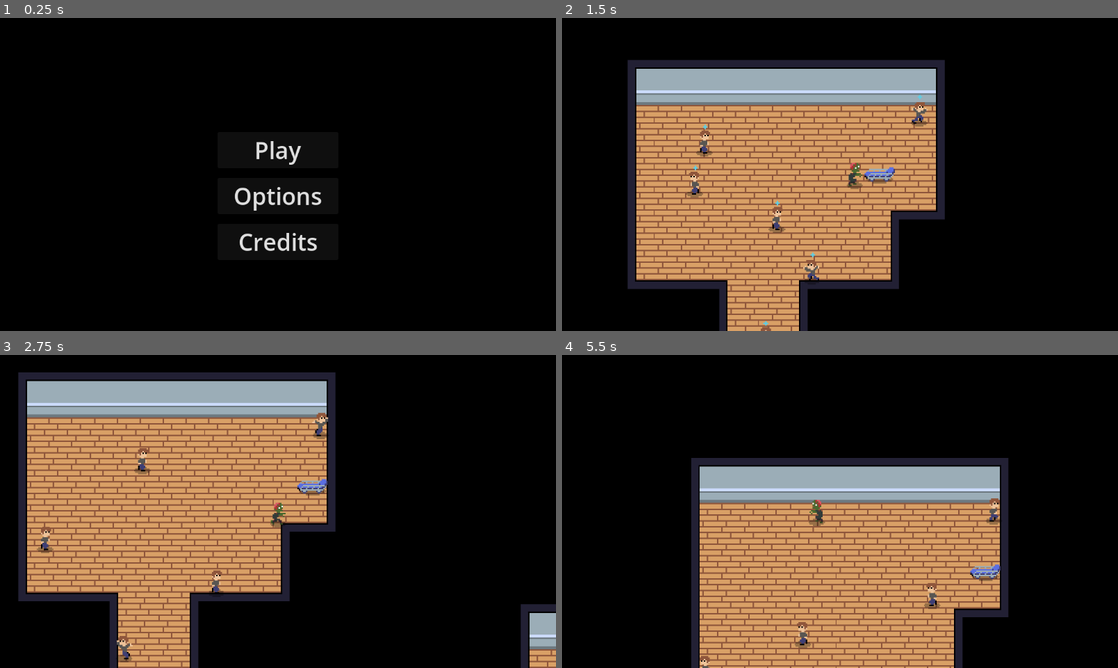
Above: before the commit, frames 1-4 (two rows, left to right).
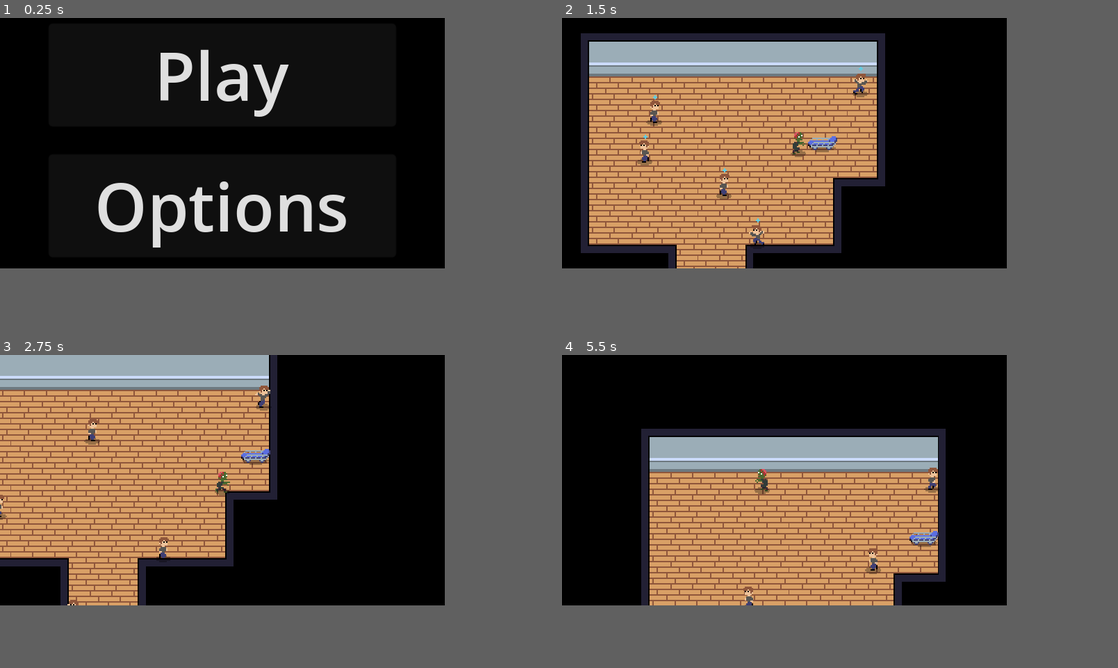
Above: after the commit, the same moments.

Repository: lucasericsson222/gmtk2024
Game: Godot game, scene res://scenes/menu.tscn
The game is run twice, just before and just after one commit, with the same random seed, the same clock (stepped at 60 frames per second) and the same inputs.
Inputs (mouse positions are in pixels of both pictures, inside the frame that each line leads up to):
- Up to frame 1 (0.25 s): no input
- Up to frame 2 (1.5 s): click "Play" at 0.5 s; tap Enter at 1.25 s; move the mouse to (962, 158) at 1.27 s; hold D (right) from 1.28 s (still down); hold F (throw) from 1.28 s (still down)
- Up to frame 3 (2.75 s): move the mouse to (166, 527) at 2.02 s; release D (right) at 2.03 s; release F (throw) at 2.03 s; hold S (down) from 2.03 s (still down); tap Shift (clump) at 2.1 s; tap F (throw) at 2.3 s
- Up to frame 4 (5.5 s): move the mouse to (895, 442) at 2.77 s; release S (down) at 2.78 s; hold D (right) 2.78-3.53 s; hold Space (spread) 2.78-3.53 s; tap F (throw) at 3.05, 3.6, 5.3 s; move the mouse to (812, 574) at 3.52 s; hold W (up) 3.53-4.28 s; move the mouse to (1006, 558) at 4.27 s; hold F (throw) 4.28-5.03 s; hold A (left) from 4.28 s (still down); move the mouse to (673, 464) at 5.02 s; tap Shift (clump) at 5.1 s
The window is 800x450 before the commit and 640x360 after it. Grey fills any space a smaller window leaves; there, only what the larger window draws over its background counts as a difference.

The runs differ from the first frame. In frame 1, 5.1% of the frame differs, in the area x 17-63%, y 10-75%; in frame 2, 41%, in the area x 3-69%, y 4-100%; in frame 3, 37%; in frame 4, 38%.

Commit message:
Mostly importing assets

Diff:
--- a/project.godot
+++ b/project.godot
@@ -21,33 +21,31 @@
 
 [display]
 
+window/size/viewport_width=320
+window/size/viewport_height=180
 window/size/mode=2
-window/stretch/mode="viewport"
+window/stretch/mode="canvas_items"
 
 [input]
 
 left={
 "deadzone": 0.5,
-"events": [Object(InputEventKey,"resource_local_to_scene":fa …(140 unchanged characters)… d":false,"keycode":0,"physical_keycode":4194319,"key_label":0,"unicode":0,"location":0,"echo":false,"script":null)
-, Object(InputEventKey,"resource_local_to_scene":false,"resource_name":"","device":-1,"window_id":0,"alt_pressed":false,"shift_pressed":false,"ctrl_pressed":false,"meta_pressed":false,"pressed":false,"keycode":0,"physical_keycode":65,"key_label":0,"unicode":97,"location":0,"echo":false,"script":null)
+"events": [Object(InputEventKey,"resource_local_to_scene":fa …(140 unchanged characters)… d":false,"keycode":0,"physical_keycode":65,"key_label":0,"unicode":97,"location":0,"echo":false,"script":null)
 ]
 }
 right={
 "deadzone": 0.5,
-"events": [Object(InputEventKey,"resource_local_to_scene":fa …(140 unchanged characters)… d":false,"keycode":0,"physical_keycode":4194321,"key_label":0,"unicode":0,"location":0,"echo":false,"script":null)
-, Object(InputEventKey,"resource_local_to_scene":false,"resource_name":"","device":-1,"window_id":0,"alt_pressed":false,"shift_pressed":false,"ctrl_pressed":false,"meta_pressed":false,"pressed":false,"keycode":0,"physical_keycode":68,"key_label":0,"unicode":100,"location":0,"echo":false,"script":null)
+"events": [Object(InputEventKey,"resource_local_to_scene":fa …(140 unchanged characters)… d":false,"keycode":0,"physical_keycode":68,"key_label":0,"unicode":100,"location":0,"echo":false,"script":null)
 ]
 }
 up={
 "deadzone": 0.5,
-"events": [Object(InputEventKey,"resource_local_to_scene":fa …(140 unchanged characters)… d":false,"keycode":0,"physical_keycode":4194320,"key_label":0,"unicode":0,"location":0,"echo":false,"script":null)
-, Object(InputEventKey,"resource_local_to_scene":false,"resource_name":"","device":-1,"window_id":0,"alt_pressed":false,"shift_pressed":false,"ctrl_pressed":false,"meta_pressed":false,"pressed":false,"keycode":0,"physical_keycode":87,"key_label":0,"unicode":119,"location":0,"echo":false,"script":null)
+"events": [Object(InputEventKey,"resource_local_to_scene":fa …(140 unchanged characters)… d":false,"keycode":0,"physical_keycode":87,"key_label":0,"unicode":119,"location":0,"echo":false,"script":null)
 ]
 }
 down={
 "deadzone": 0.5,
-"events": [Object(InputEventKey,"resource_local_to_scene":fa …(140 unchanged characters)… d":false,"keycode":0,"physical_keycode":4194322,"key_label":0,"unicode":0,"location":0,"echo":false,"script":null)
-, Object(InputEventKey,"resource_local_to_scene":false,"resource_name":"","device":-1,"window_id":0,"alt_pressed":false,"shift_pressed":false,"ctrl_pressed":false,"meta_pressed":false,"pressed":false,"keycode":0,"physical_keycode":83,"key_label":0,"unicode":115,"location":0,"echo":false,"script":null)
+"events": [Object(InputEventKey,"resource_local_to_scene":fa …(140 unchanged characters)… d":false,"keycode":0,"physical_keycode":83,"key_label":0,"unicode":115,"location":0,"echo":false,"script":null)
 ]
 }
 pause={
@@ -77,6 +75,7 @@
 2d_physics/layer_2="humans"
 2d_physics/layer_3="healing"
 2d_physics/layer_4="walls"
+2d_physics/layer_5="kill"
 
 [rendering]
 
--- /dev/null
+++ b/scenes/grenade.tscn
@@ -0,0 +1,73 @@
+[gd_scene load_steps=10 format=3 uid="uid://dh6f77tne63g0"]
+
+[ext_resource type="Texture2D" uid="uid://dfkulyxib6ire" path="res://assets/grenade.png" id="1_otk0x"]
+[ext_resource type="Texture2D" uid="uid://bjpdsc14gvu6t" path="res://assets/grenade_explosion.png" id="2_ove2v"]
+
+[sub_resource type="AtlasTexture" id="AtlasTexture_jud3l"]
+atlas = ExtResource("1_otk0x")
+region = Rect2(0, 0, 8, 8)
+
+[sub_resource type="AtlasTexture" id="AtlasTexture_thamj"]
+atlas = ExtResource("2_ove2v")
+region = Rect2(32, 0, 32, 32)
+
+[sub_resource type="AtlasTexture" id="AtlasTexture_3vfud"]
+atlas = ExtResource("2_ove2v")
+region = Rect2(64, 0, 32, 32)
+
+[sub_resource type="AtlasTexture" id="AtlasTexture_sob24"]
+atlas = ExtResource("2_ove2v")
+region = Rect2(0, 32, 32, 32)
+
+[sub_resource type="AtlasTexture" id="AtlasTexture_lctes"]
+atlas = ExtResource("2_ove2v")
+region = Rect2(32, 32, 32, 32)
+
+[sub_resource type="AtlasTexture" id="AtlasTexture_hlisc"]
+atlas = ExtResource("2_ove2v")
+region = Rect2(64, 32, 32, 32)
+
+[sub_resource type="SpriteFrames" id="SpriteFrames_384ay"]
+animations = [{
+"frames": [{
+"duration": 1.0,
+"texture": SubResource("AtlasTexture_jud3l")
+}],
+"loop": true,
+"name": &"default",
+"speed": 5.0
+}, {
+"frames": [{
+"duration": 1.0,
+"texture": SubResource("AtlasTexture_thamj")
+}, {
+"duration": 1.0,
+"texture": SubResource("AtlasTexture_3vfud")
+}, {
+"duration": 1.0,
+"texture": SubResource("AtlasTexture_sob24")
+}, {
+"duration": 1.0,
+"texture": SubResource("AtlasTexture_lctes")
+}, {
+"duration": 1.0,
+"texture": SubResource("AtlasTexture_hlisc")
+}],
+"loop": false,
+"name": &"explode",
+"speed": 12.0
+}]
+
+[node name="Grenade" type="Area2D"]
+collision_layer = 0
+collision_mask = 16
+
+[node name="AnimatedSprite2D" type="AnimatedSprite2D" parent="."]
+position = Vector2(0, -1)
+sprite_frames = SubResource("SpriteFrames_384ay")
+animation = &"explode"
+frame = 4
+frame_progress = 1.0
+
+[node name="CollisionPolygon2D" type="CollisionPolygon2D" parent="."]
+polygon = PackedVector2Array(6, -6, 9, 0, 6, 7, 0, 9, -6, 7, -9, 0, -6, -6, 0, -8)
--- a/scenes/human.tscn
+++ b/scenes/human.tscn
@@ -193,6 +193,7 @@
 sprite_frames = SubResource("SpriteFrames_qs1yk")
 animation = &"walk"
 autoplay = "walk"
+frame_progress = 0.0818794
 metadata/_edit_lock_ = true
 
 [node name="ConversionComponent" parent="." node_paths=PackedStringArray("animated_sprite") instance=ExtResource("3_xe0lx")]
--- /dev/null
+++ b/scenes/military.tscn
@@ -0,0 +1,160 @@
+[gd_scene load_steps=24 format=3 uid="uid://nmnpw4ixyu3e"]
+
+[ext_resource type="Script" path="res://scripts/military.gd" id="1_nd7sf"]
+[ext_resource type="Texture2D" uid="uid://tj8bi0chxjyu" path="res://assets/military_walking.png" id="2_o2cqo"]
+[ext_resource type="Texture2D" uid="uid://dnttvrrqhc3hh" path="res://assets/military_throw.png" id="3_vkaet"]
+
+[sub_resource type="AtlasTexture" id="AtlasTexture_t6onp"]
+atlas = ExtResource("2_o2cqo")
+region = Rect2(0, 0, 16, 16)
+
+[sub_resource type="AtlasTexture" id="AtlasTexture_p73e2"]
+atlas = ExtResource("2_o2cqo")
+region = Rect2(16, 0, 16, 16)
+
+[sub_resource type="AtlasTexture" id="AtlasTexture_wl8l7"]
+atlas = ExtResource("2_o2cqo")
+region = Rect2(32, 0, 16, 16)
+
+[sub_resource type="AtlasTexture" id="AtlasTexture_p10hd"]
+atlas = ExtResource("2_o2cqo")
+region = Rect2(0, 16, 16, 16)
+
+[sub_resource type="AtlasTexture" id="AtlasTexture_an8io"]
+atlas = ExtResource("2_o2cqo")
+region = Rect2(16, 16, 16, 16)
+
+[sub_resource type="AtlasTexture" id="AtlasTexture_crwbm"]
+atlas = ExtResource("2_o2cqo")
+region = Rect2(32, 16, 16, 16)
+
+[sub_resource type="AtlasTexture" id="AtlasTexture_dvvrl"]
+atlas = ExtResource("2_o2cqo")
+region = Rect2(0, 32, 16, 16)
+
+[sub_resource type="AtlasTexture" id="AtlasTexture_o04cn"]
+atlas = ExtResource("2_o2cqo")
+region = Rect2(16, 32, 16, 16)
+
+[sub_resource type="AtlasTexture" id="AtlasTexture_tyw4t"]
+atlas = ExtResource("3_vkaet")
+region = Rect2(0, 0, 16, 16)
+
+[sub_resource type="AtlasTexture" id="AtlasTexture_kxcfa"]
+atlas = ExtResource("3_vkaet")
+region = Rect2(16, 0, 16, 16)
+
+[sub_resource type="AtlasTexture" id="AtlasTexture_mou8e"]
+atlas = ExtResource("3_vkaet")
+region = Rect2(32, 0, 16, 16)
+
+[sub_resource type="AtlasTexture" id="AtlasTexture_dmtst"]
+atlas = ExtResource("3_vkaet")
+region = Rect2(48, 0, 16, 16)
+
+[sub_resource type="AtlasTexture" id="AtlasTexture_kfijp"]
+atlas = ExtResource("3_vkaet")
+region = Rect2(0, 16, 16, 16)
+
+[sub_resource type="AtlasTexture" id="AtlasTexture_fkg08"]
+atlas = ExtResource("3_vkaet")
+region = Rect2(16, 16, 16, 16)
+
+[sub_resource type="AtlasTexture" id="AtlasTexture_sochb"]
+atlas = ExtResource("3_vkaet")
+region = Rect2(32, 16, 16, 16)
+
+[sub_resource type="AtlasTexture" id="AtlasTexture_qfa77"]
+atlas = ExtResource("3_vkaet")
+region = Rect2(48, 16, 16, 16)
+
+[sub_resource type="AtlasTexture" id="AtlasTexture_ddxw5"]
+atlas = ExtResource("3_vkaet")
+region = Rect2(0, 32, 16, 16)
+
+[sub_resource type="AtlasTexture" id="AtlasTexture_u5wij"]
+atlas = ExtResource("3_vkaet")
+region = Rect2(16, 32, 16, 16)
+
+[sub_resource type="SpriteFrames" id="SpriteFrames_vm4pl"]
+animations = [{
+"frames": [{
+"duration": 1.0,
+"texture": SubResource("AtlasTexture_t6onp")
+}, {
+"duration": 1.0,
+"texture": SubResource("AtlasTexture_p73e2")
+}, {
+"duration": 1.0,
+"texture": SubResource("AtlasTexture_wl8l7")
+}, {
+"duration": 1.0,
+"texture": SubResource("AtlasTexture_p10hd")
+}, {
+"duration": 1.0,
+"texture": SubResource("AtlasTexture_an8io")
+}, {
+"duration": 1.0,
+"texture": SubResource("AtlasTexture_crwbm")
+}, {
+"duration": 1.0,
+"texture": SubResource("AtlasTexture_dvvrl")
+}, {
+"duration": 1.0,
+"texture": SubResource("AtlasTexture_o04cn")
+}],
+"loop": true,
+"name": &"default",
+"speed": 10.0
+}, {
+"frames": [{
+"duration": 1.0,
+"texture": SubResource("AtlasTexture_tyw4t")
+}, {
+"duration": 1.0,
+"texture": SubResource("AtlasTexture_kxcfa")
+}, {
+"duration": 1.0,
+"texture": SubResource("AtlasTexture_mou8e")
+}, {
+"duration": 1.0,
+"texture": SubResource("AtlasTexture_dmtst")
+}, {
+"duration": 1.0,
+"texture": SubResource("AtlasTexture_kfijp")
+}, {
+"duration": 1.0,
+"texture": SubResource("AtlasTexture_fkg08")
+}, {
+"duration": 1.0,
+"texture": SubResource("AtlasTexture_sochb")
+}, {
+"duration": 1.0,
+"texture": SubResource("AtlasTexture_qfa77")
+}, {
+"duration": 1.0,
+"texture": SubResource("AtlasTexture_ddxw5")
+}, {
+"duration": 1.0,
+"texture": SubResource("AtlasTexture_u5wij")
+}],
+"loop": false,
+"name": &"throw",
+"speed": 10.0
+}]
+
+[sub_resource type="CapsuleShape2D" id="CapsuleShape2D_ekk0c"]
+radius = 3.0
+height = 14.0
+
+[node name="Military" type="CharacterBody2D"]
+script = ExtResource("1_nd7sf")
+
+[node name="AnimatedSprite2D" type="AnimatedSprite2D" parent="."]
+sprite_frames = SubResource("SpriteFrames_vm4pl")
+animation = &"throw"
+frame = 9
+frame_progress = 1.0
+
+[node name="CollisionShape2D" type="CollisionShape2D" parent="."]
+shape = SubResource("CapsuleShape2D_ekk0c")
--- a/scenes/world.tscn
+++ b/scenes/world.tscn
@@ -16,7 +16,6 @@
 
 [node name="Camera" type="Camera2D" parent="."]
 position = Vector2(113, 83)
-zoom = Vector2(3, 3)
 position_smoothing_enabled = true
 script = ExtResource("1_prdg6")
 
--- a/scripts/camera.gd
+++ b/scripts/camera.gd
@@ -30,6 +30,7 @@
 		average_position += z.position
 	average_position /= zombies.size()
 	self.position = average_position
+	#self.position = Vector2(floor(average_position.x), floor(average_position.y))
 
 func _on_outro_timeout():
 	get_tree().change_scene_to_file("res://scenes/game_over.tscn")
--- /dev/null
+++ b/scripts/military.gd
@@ -0,0 +1,11 @@
+extends CharacterBody2D
+
+
+# Called when the node enters the scene tree for the first time.
+func _ready() -> void:
+	pass # Replace with function body.
+
+
+# Called every frame. 'delta' is the elapsed time since the previous frame.
+func _process(delta: float) -> void:
+	pass
Binary file added: assets/green_chair.png
Not shown, added: assets/green_chair.png.import
Binary file added: assets/grenade.png
Not shown, added: assets/grenade.png.import
Binary file added: assets/grenade_explosion.png
Not shown, added: assets/grenade_explosion.png.import
Binary file added: assets/iv_stand.png
Not shown, added: assets/iv_stand.png.import
Binary file added: assets/military_throw.png
Not shown, added: assets/military_throw.png.import
Binary file added: assets/military_walking.png
Not shown, added: assets/military_walking.png.import
(and 6 more such lines)
